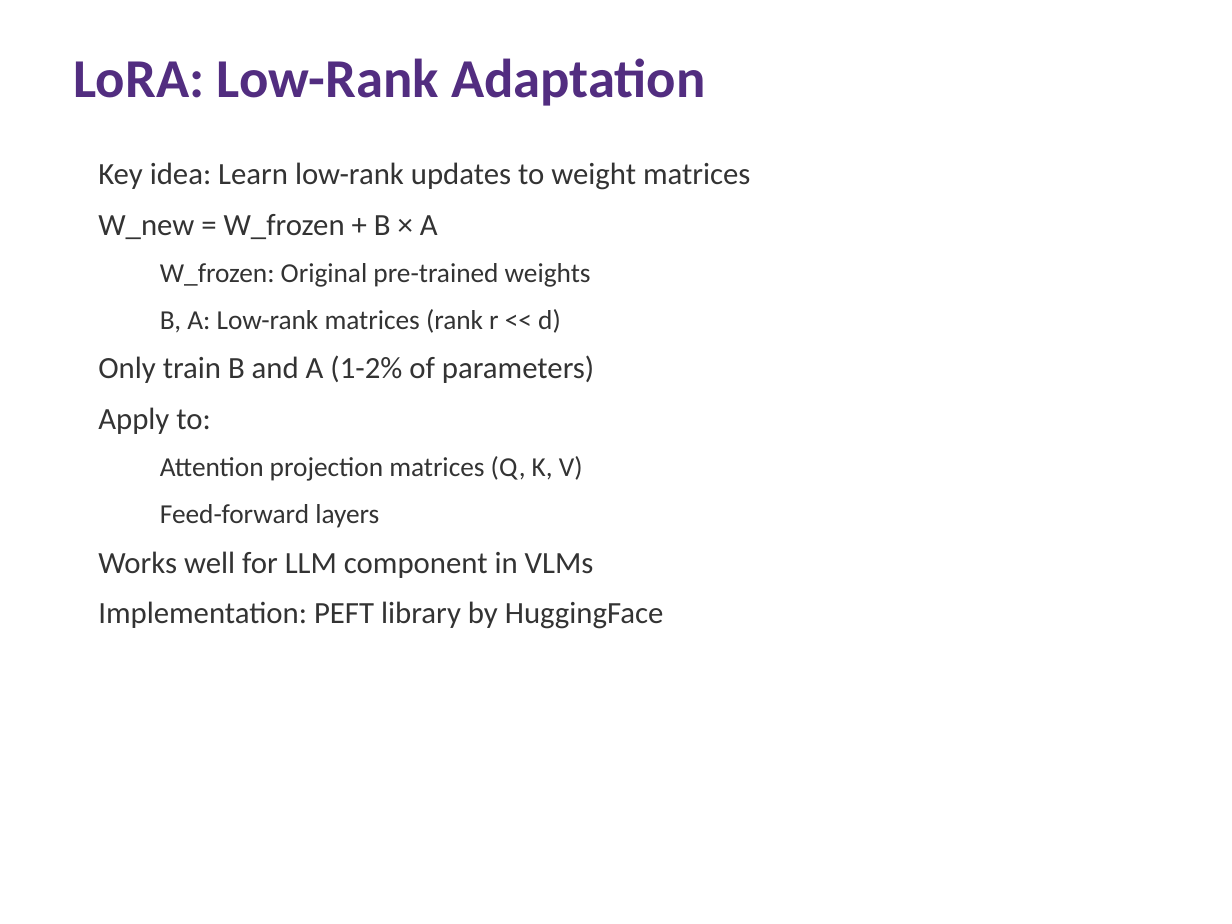
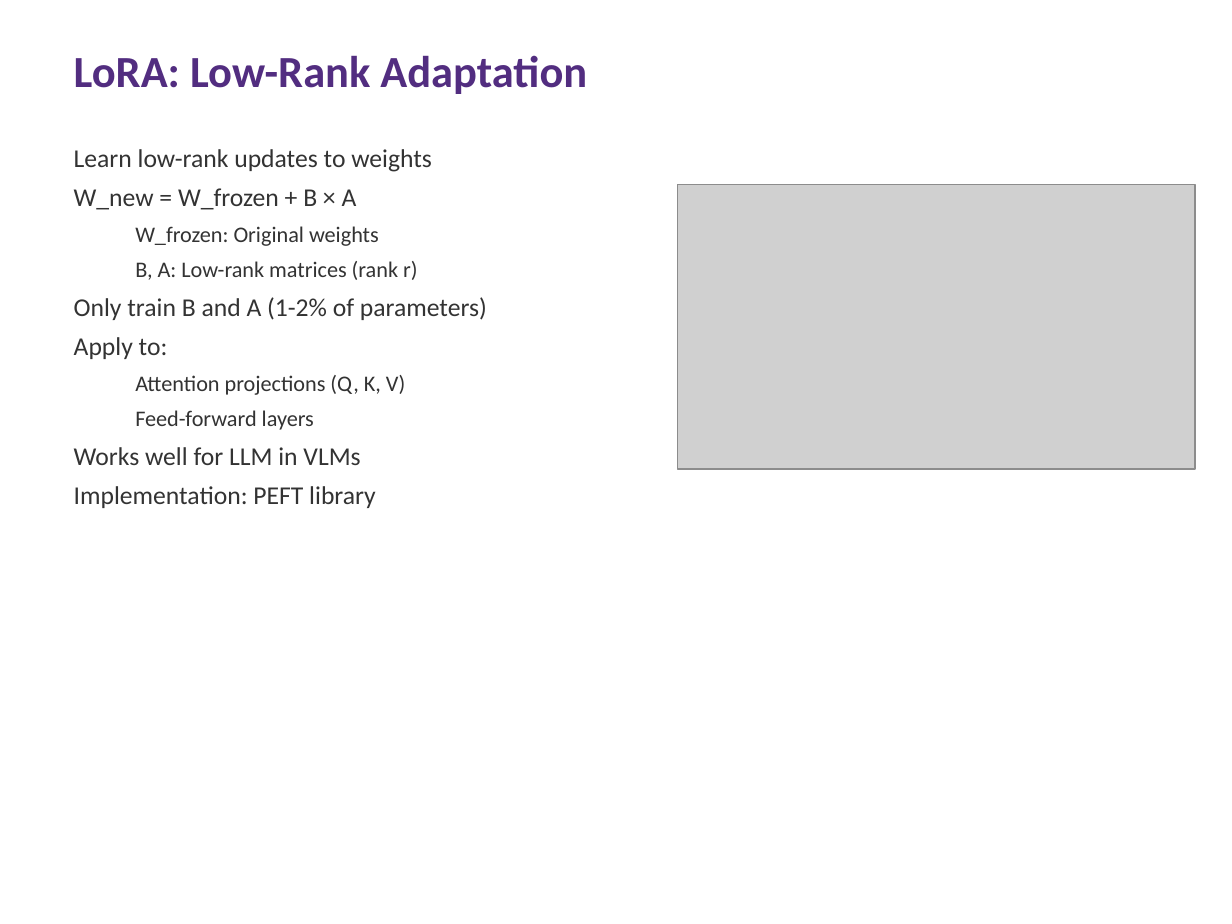
Before and after one commit to ai4he/experiments, a slide deck: slide 56 of Multimodal_LLM_Lecture.pptx. Drawn at 1232x924 pixels with LibreOffice and Linux fonts; fonts in the diff are those of the drawing; grey boxes stand for pictures. Boxes give left, top, right and bottom in pixels: in the first picture for what was removed or moved away, otherwise in the second. Text is boxed around its words. In the diff, an @@ line names an element or a change of style, - is before the commit and + after.

```diff
--- a/Multimodal_LLM_Lecture.pptx
+++ b/Multimodal_LLM_Lecture.pptx
@@ text "LoRA: Low-Rank Adaptation" at box(74, 55, 587, 94): size 32 to 26 pt @@
@@ text "Learn low-rank updates to weights": place and size @@
-text "Learn low-rank updates to weights" at box(98, 162, 750, 629)
+text "Learn low-rank updates to weights" at box(74, 149, 487, 508)
@@ text at box(74, 149, 432, 172): text changed; size 18 to 15 pt @@
-Key idea: Learn low-rank updates to weight matrices
+Learn low-rank updates to weights
@@ text at box(74, 188, 487, 430): size 18 to 15 pt in "W_new = W_frozen + B × A", "Only train B and A (1-2% of ...", "Apply to:"; size 16 to 13 pt in "Feed-forward layers"; less space between paragraphs @@
@@ picture added at box(678, 185, 1195, 469) @@
@@ text at box(135, 226, 417, 280): text changed; size 16 to 13 pt @@
-  W_frozen: Original pre-trained weights
-  B, A: Low-rank matrices (rank r << d)
+  W_frozen: Original weights
+  B, A: Low-rank matrices (rank r)
@@ text at box(135, 375, 405, 395): text changed; size 16 to 13 pt @@
-  Attention projection matrices (Q, K, V)
+  Attention projections (Q, K, V)
@@ text at box(74, 447, 376, 508): text changed; size 18 to 15 pt @@
-Works well for LLM component in VLMs
-Implementation: PEFT library by HuggingFace
+Works well for LLM in VLMs
+Implementation: PEFT library
```
Also in this commit, not shown: 77 other slides changed, 2 other files.
